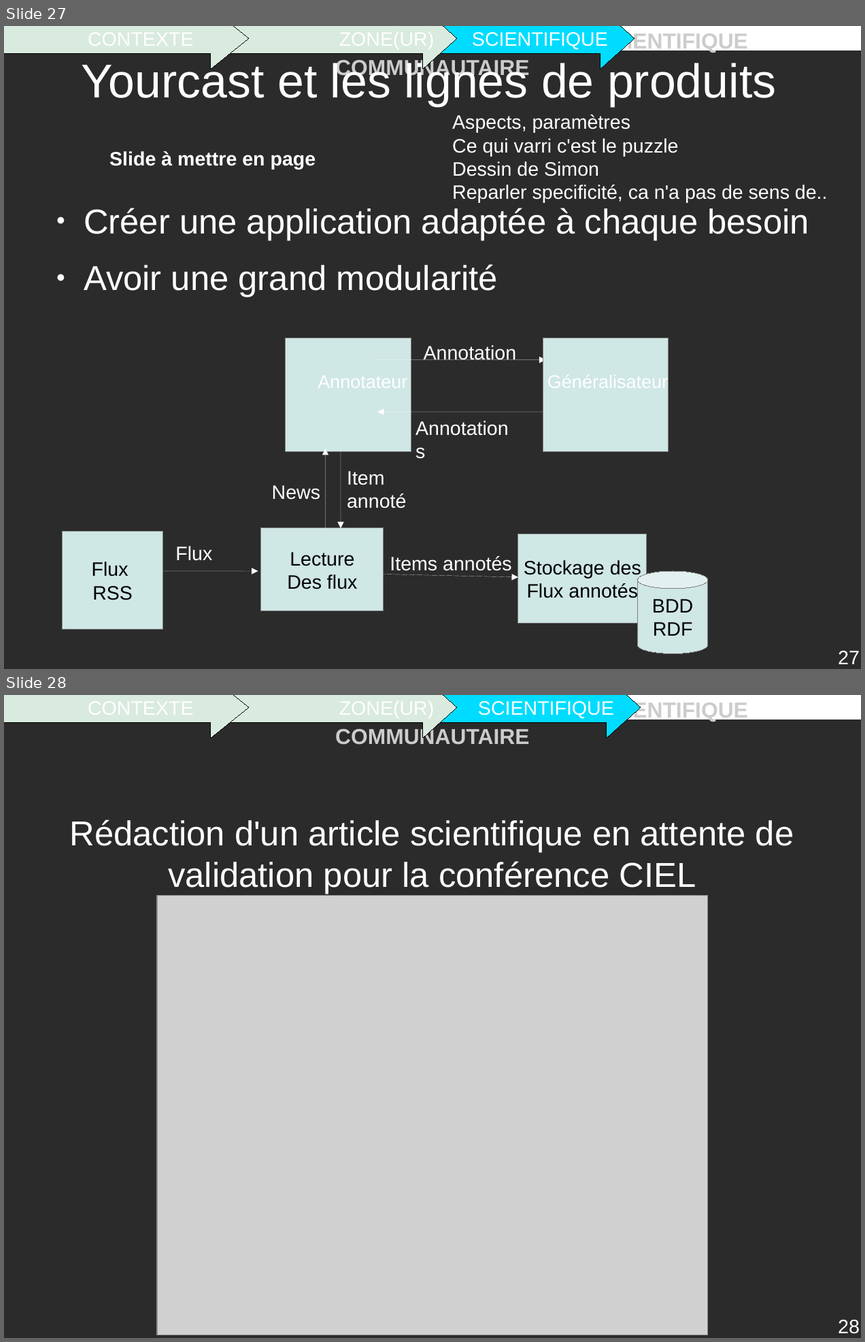
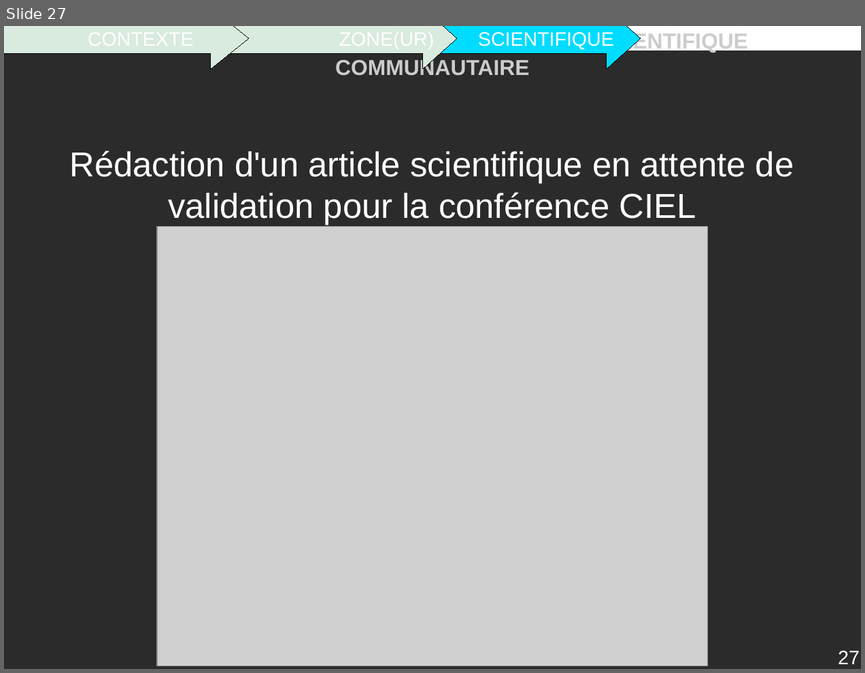
Before and after one commit to descl/ZONE, a slide deck: Rapport/presentation.odp. Shown one above the other, each under a label of ours: slides 27 and 28 before the commit, slide 27 after it. The pictures are 865x1342 and 865x673 pixels, drawn with LibreOffice and Linux fonts; fonts in the diff are those of the drawing; grey boxes stand for pictures; background and template pictures are left out; a plain dark background stands for a picture behind light text. Boxes give left, top, right and bottom in pixels: in the first picture for what was removed or moved away, otherwise in the second. Text is boxed around its words. In the diff, an @@ line names an element or a change of style, - is before the commit and + after.

```diff
--- a/Rapport/presentation.odp
+++ b/Rapport/presentation.odp
@@ slide 27 removed at box(4, 26, 861, 669), background picture (left out); not listed: 3 template elements that a slide beside it also shows @@
@@ right arrow removed at box(4, 26, 249, 69) @@
-CONTEXTE
@@ right arrow removed at box(215, 26, 458, 69) @@
-ZONE(UR)
@@ right arrow removed at box(393, 26, 634, 69) @@
-SCIENTIFIQUE
@@ title removed at box(82, 59, 776, 106) @@
-Yourcast et les lignes de produits
@@ text removed at box(452, 114, 827, 203) @@
-Aspects, paramètres
-Ce qui varri c'est le puzzle
-Dessin de Simon
-Reparler specificité, ca n'a pas de sens de..
@@ text removed at box(109, 151, 316, 169) @@
-Slide à mettre en page
@@ text removed at box(84, 208, 809, 297) @@
-● Créer une application adaptée à chaque besoin
-● Avoir une grand modularité
@@ rectangle removed at box(286, 339, 411, 452) @@
@@ text removed at box(424, 345, 517, 360) @@
-Annotation
@@ rectangle removed at box(543, 339, 668, 452) @@
@@ text removed at box(310, 366, 416, 394) @@
-Annotateur
@@ arrow removed from (377, 360) to (546, 360) @@
@@ rectangle removed at box(543, 366, 579, 402) @@
@@ rectangle removed at box(545, 366, 580, 402) @@
@@ text removed at box(547, 374, 668, 388) @@
-Généralisateur
@@ arrow removed from (546, 412) to (377, 412) @@
@@ text removed at box(409, 412, 526, 463) @@
-Annotations
@@ arrow removed from (325, 529) to (325, 448) @@
@@ arrow removed from (341, 448) to (341, 529) @@
@@ text removed at box(347, 471, 406, 508) @@
-Item annoté
@@ text removed at box(272, 485, 320, 499) @@
-News
@@ rectangle removed at box(62, 531, 163, 629) @@
-Flux
-RSS
@@ rectangle removed at box(261, 529, 383, 611) @@
-Lecture
-Des flux
@@ rectangle removed at box(518, 535, 646, 623) @@
-Stockage des
-Flux annotés
@@ text removed at box(175, 546, 212, 560) @@
-Flux
@@ text removed at box(390, 556, 512, 574) @@
-Items annotés
@@ arrow removed from (151, 571) to (258, 571) @@
@@ arrow removed from (383, 574) to (518, 577) @@
@@ cylinder removed at box(638, 571, 708, 654) @@
-BDD
-RDF
@@ what was slide 28 is now slide 27 @@
@@ page number at box(838, 650, 859, 664): text changed @@
-28
+27
```
Also in this commit, not shown: 18 slides changed, 2 slides added, 2 other slides removed, 4 other files.
